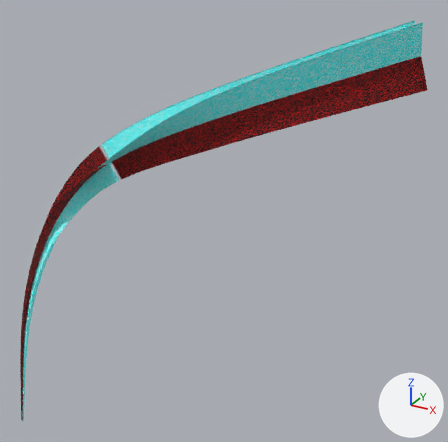
A saved change to the FBX model Binary_DX11/Client/Bin/Resources/Models/Effect/SM_Swirl_02_RSW.fbx.
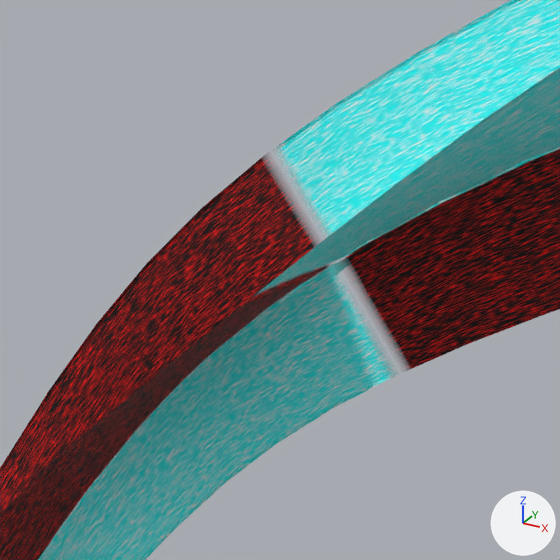
The first picture shows the older version from a 50 mm camera at (3.89, -3.13, 4.08) aimed at (1.11, 1.92, 1.56). The close-ups show both versions on the part from 13% to 32% of the width and 28% to 47% of the height of that picture; other places that the commit changed are outside them. The axes (+X, +Y, +Z) are drawn at lower right. The lights are the same throughout. Where no turn or scale is listed for an object, it has been applied to the vertices.

Script lines for the objects in view, before the commit:
```python
mat_worldgridmaterial = bpy.data.materials.new('WorldGridMaterial')
mat_worldgridmaterial.use_nodes = True; mat_worldgridmaterial.node_tree.nodes.clear()
_N = mat_worldgridmaterial.node_tree.nodes; _L = mat_worldgridmaterial.node_tree.links
n0 = _N.new('ShaderNodeBsdfPrincipled'); n0.name = 'Principled BSDF'
n0.inputs[2].default_value = 0.859  # 'Roughness'
n1 = _N.new('ShaderNodeOutputMaterial'); n1.name = 'Material Output'
n2 = _N.new('ShaderNodeTexImage'); n2.name = 'Image Texture'
n2.image = img_t_default_material_grid_m_tga
n3 = _N.new('ShaderNodeTexImage'); n3.name = 'Image Texture.001'
n3.image = img_t_default_material_grid_n_tga
n4 = _N.new('ShaderNodeNormalMap'); n4.name = 'Normal Map'
_L.new(n2.outputs[0], n0.inputs[0])  # 'Color' to 'Base Color'
_L.new(n2.outputs[1], n0.inputs[4])  # 'Alpha' to 'Alpha'
_L.new(n3.outputs[0], n4.inputs[1])  # 'Color' to 'Color'
_L.new(n4.outputs[0], n0.inputs[5])  # 'Normal' to 'Normal'
_L.new(n0.outputs[0], n1.inputs[0])  # 'BSDF' to 'Surface'
me_mesh = bpy.data.meshes.new('Mesh')
me_mesh.from_pydata(...)  # 325 vertices, 477 faces; spans x -1.13..2.64, y -0.01..3.6, z -0.02..3.43
me_mesh.materials.append(mat_worldgridmaterial)
ob_sm_swirl_02_rsw = bpy.data.objects.new('SM_Swirl_02_RSW', me_mesh)
ob_sm_swirl_02_rsw.location = (0.0, 0.0, 0.0)
```
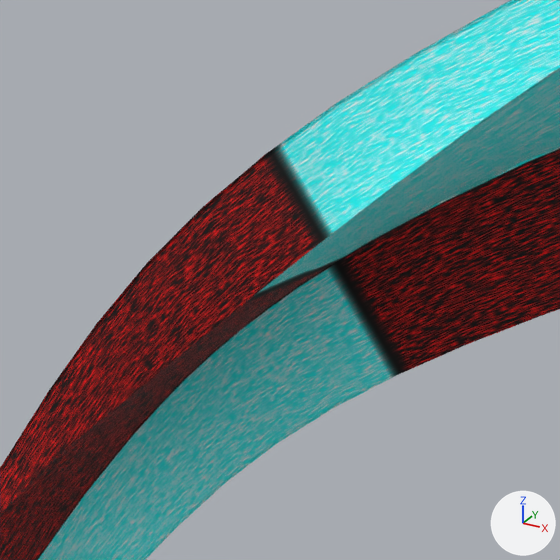
Pixel boxes (x1, y1, x2, y2) of what changed, in the close-ups (560 x 560 px):
'SM_Swirl_02_RSW', surface changed: (0, 0, 560, 560) in both

Edits to the bpy script that builds the scene:
```text
Change mat_worldgridmaterial:
    where n2 = _N.new('ShaderNodeTexImage'); n2.name = 'Image Texture'
    where n0 = _N.new('ShaderNodeBsdfPrincipled'); n0.name = 'Principled BSDF'
    remove _L.new(n2.outputs[1], n0.inputs[4])  # 'Alpha' to 'Alpha'
```
